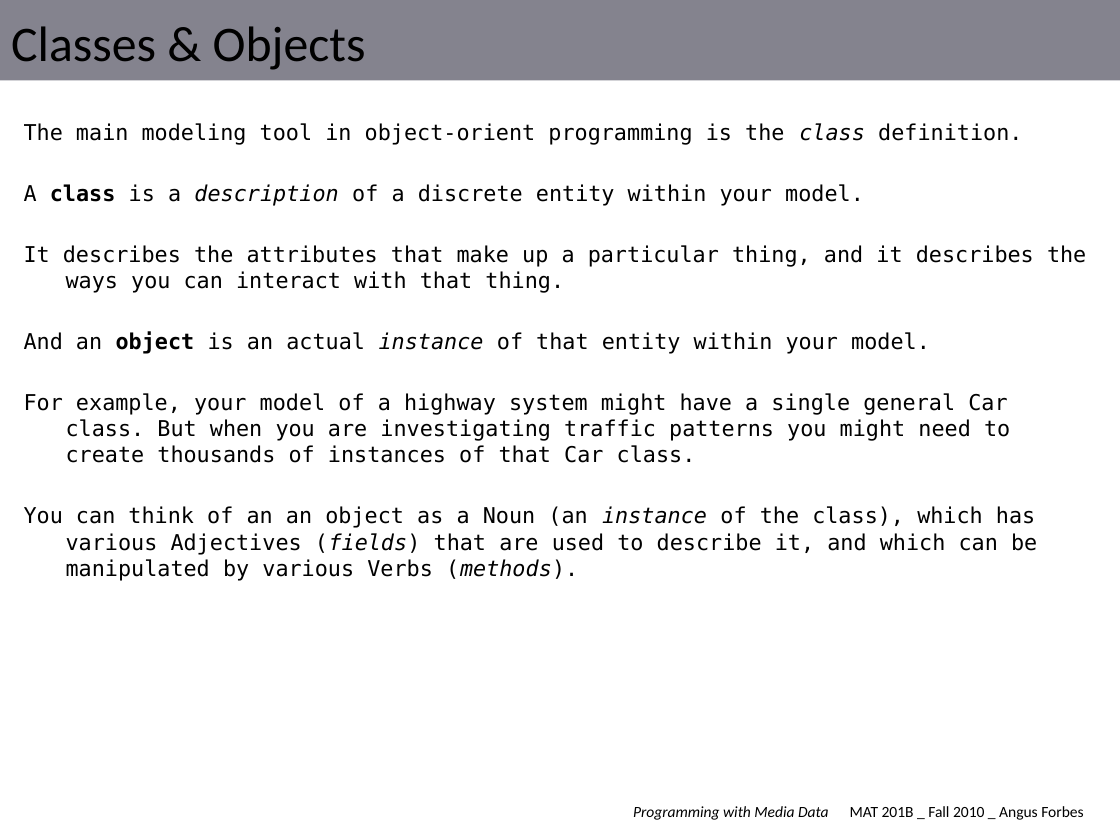
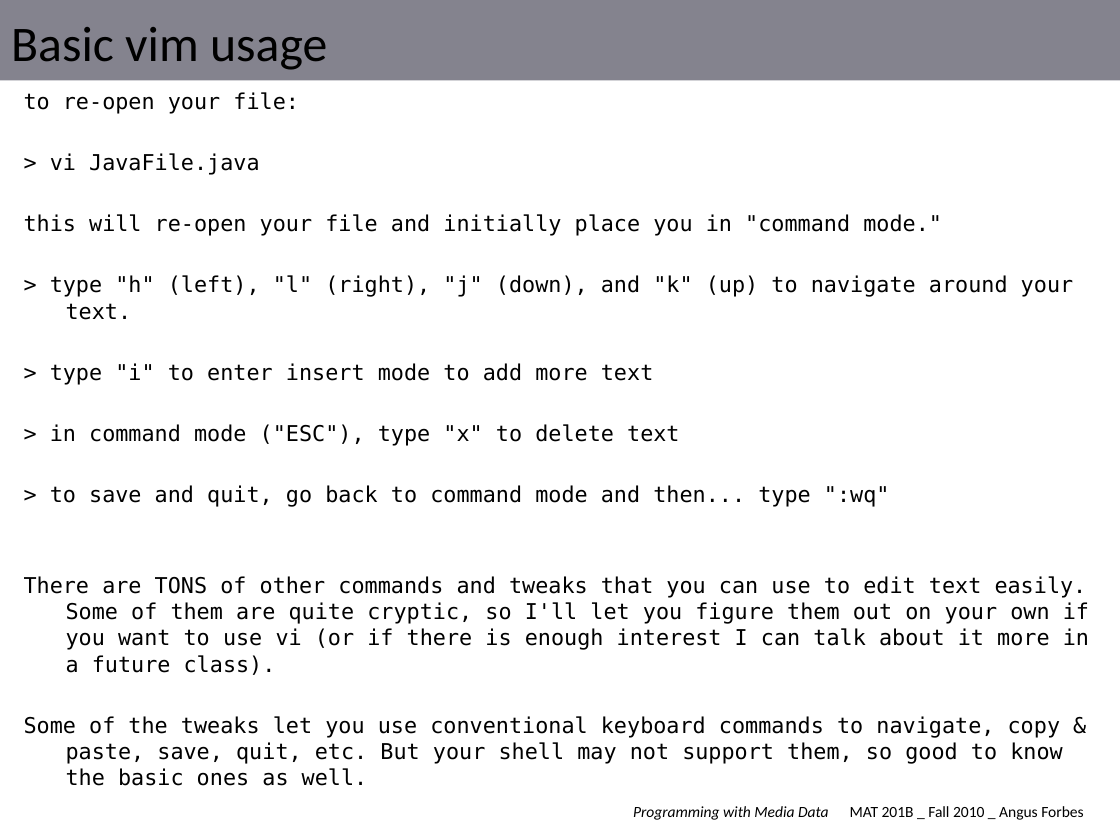
Before and after one commit to angusforbes/mat201b, a slide deck: slide 9 of slides/week2_tues.pptx (slide 6 before the commit). Drawn at 1120x840 pixels with LibreOffice and Linux fonts; fonts in the diff are those of the drawing. Boxes give left, top, right and bottom in pixels: in the first picture for what was removed or moved away, otherwise in the second. Text is boxed around its words. In the diff, an @@ line names an element or a change of style, - is before the commit and + after.

```diff
--- a/slides/week2_tues.pptx
+++ b/slides/week2_tues.pptx
@@ title at box(11, 27, 327, 70): text changed @@
-Classes & Objects
+Basic vim usage
@@ text at box(24, 92, 1089, 786): text changed @@
-The main modeling tool in object-orient programming is the class definition.
-A class is a description of a discrete entity within your model.
-It describes the attributes that make up a particular thing, and it describes the ways you can interact with that thing.
-And an object is an actual instance of that entity within your model.
-For example, your model of a highway system might have a single general Car class. But when you are investigating traffic patterns you might need to create thousands of instances of that Car class.
-You can think of an an object as a Noun (an instance of the class), which has various Adjectives (fields) that are used to describe it, and which can be manipulated by various Verbs (methods).
+to re-open your file:
+> vi JavaFile.java
+this will re-open your file and initially place you in "command mode."
+> type "h" (left), "l" (right), "j" (down), and "k" (up) to navigate around your text.
+> type "i" to enter insert mode to add more text
+> in command mode ("ESC"), type "x" to delete text
+> to save and quit, go back to command mode and then... type ":wq"
+There are TONS of other commands and tweaks that you can use to edit text easily. Some of them are quite cryptic, so I'll let you figure them out on your own if you want to use vi (or if there is enough interest I can talk about it more in a future class).
+Some of the tweaks let you use conventional keyboard commands to navigate, copy & paste, save, quit, etc. But your shell may not support them, so good to know the basic ones as well.
```
Also in this commit, not shown: 5 other slides changed, 7 slides added, 10 slides removed, 13 other files.
